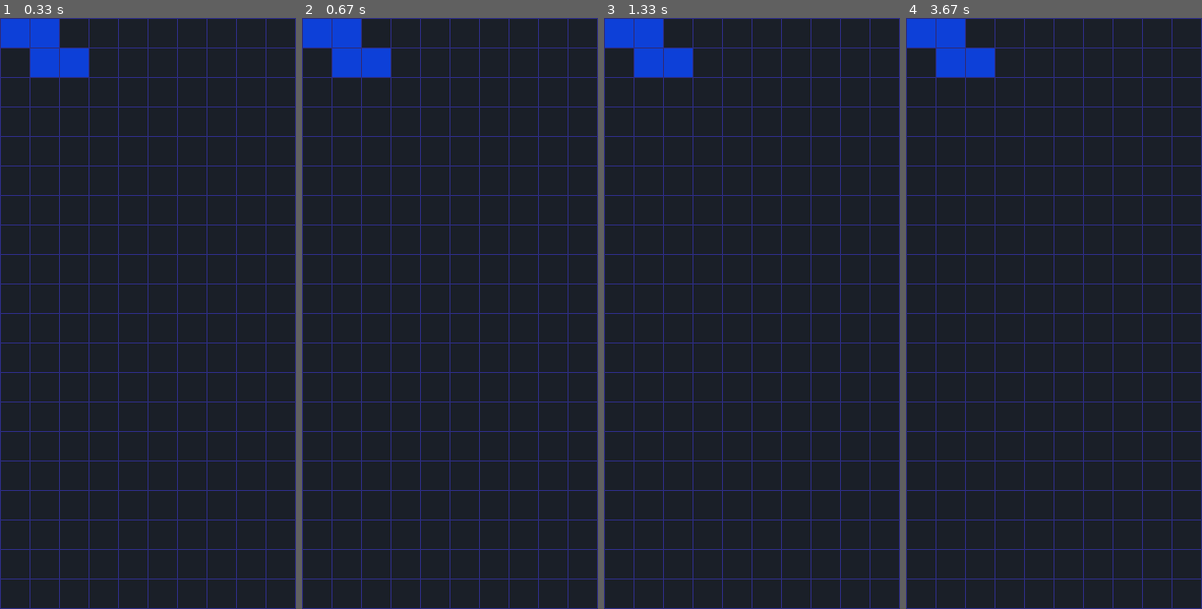
Above: before the commit, frames 1-4 (left to right).
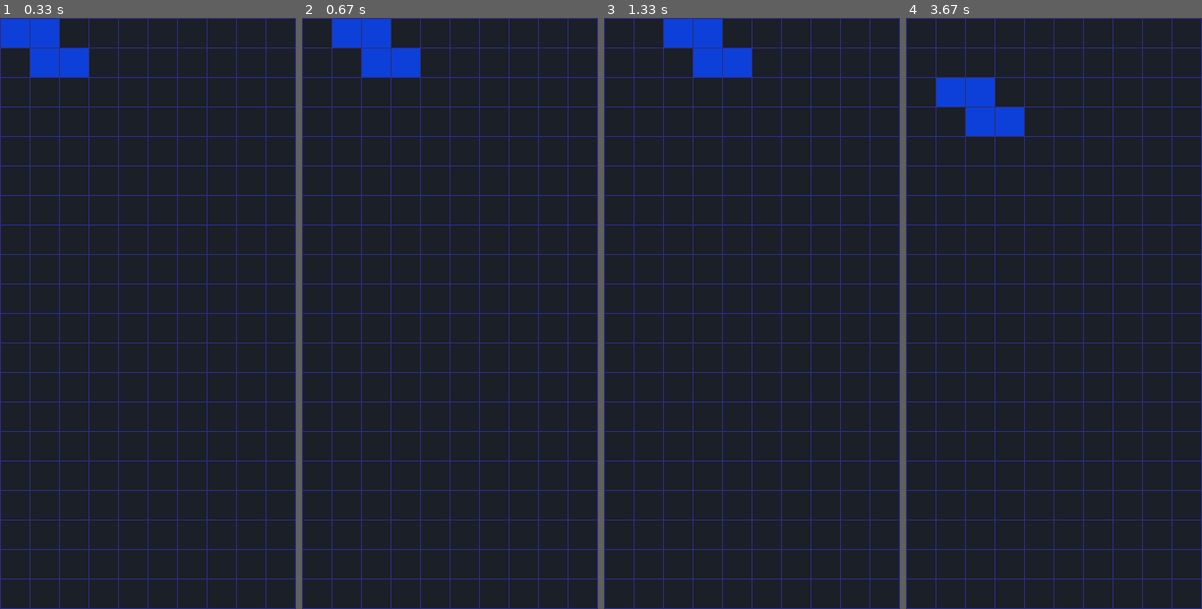
Above: after the commit, the same moments.

Repository: AleksGrig/tetris-pygame
Game: pygame game, started from main.py
Same seed, same stepped clock (60 frames per second), same inputs: the game is played once before the commit and once after it.
Inputs:
- Up to frame 1 (0.33 s): no input
- Up to frame 2 (0.67 s): hold Right from 0.33 s (still down)
- Up to frame 3 (1.33 s): release Right at 0.8 s; hold Right 0.83-1.3 s
- Up to frame 4 (3.67 s): hold Left 1.33-1.87 s; hold Down 1.9-2.2 s; hold Left 2.23-2.63 s; hold Right 2.67-3.3 s; hold Down from 3.33 s (still down)

Frame 1 is identical in both runs. In frame 2, 1.9% of the frame differs, in the area x 0-40%, y 0-10%; in frame 3, 3.7%, in the area x 0-50%, y 0-10%; in frame 4, 3.7%.

Commit message:
movement

Diff:
--- a/block.py
+++ b/block.py
@@ -8,9 +8,18 @@
         self.cells = []
         self.cell_size = 30
         self.rotation_state = 0
+        self.row_offset = 0
+        self.column_offset = 0
+
+    def get_position(self):
+        return [(cell[0]+self.row_offset, cell[1]+self.column_offset) for cell in self.cells[self.rotation_state]]
+
+    def move(self, offset):
+        self.row_offset += offset[0]
+        self.column_offset += offset[1]
 
     def draw(self, screen):
-        for tile in self.cells[self.rotation_state]:
+        for tile in self.get_position():
             tile_rect = pygame.Rect(
                 tile[1]*self.cell_size+1, tile[0]*self.cell_size+1, self.cell_size-1, self.cell_size-1)
             pygame.draw.rect(screen, Colors.colors[self.id], tile_rect)
--- a/game.py
+++ b/game.py
@@ -13,6 +13,9 @@
         self.grid.draw(screen)
         self.current_block.draw(screen)
 
+    def move(self, offset):
+        self.current_block.move(offset)
+
     def get_random_block(self):
         if not self.blocks:
             self.blocks = [IBlock(), JBlock(), LBlock(),
--- a/main.py
+++ b/main.py
@@ -18,6 +18,13 @@
         if event.type == pygame.QUIT:
             pygame.quit()
             sys.exit()
+        if event.type == pygame.KEYDOWN:
+            if event.key == pygame.K_LEFT:
+                game.move((0, -1))
+            elif event.key == pygame.K_RIGHT:
+                game.move((0, 1))
+            elif event.key == pygame.K_DOWN:
+                game.move((1, 0))
 
     # drawing
     screen.fill(Colors.dark_blue)
